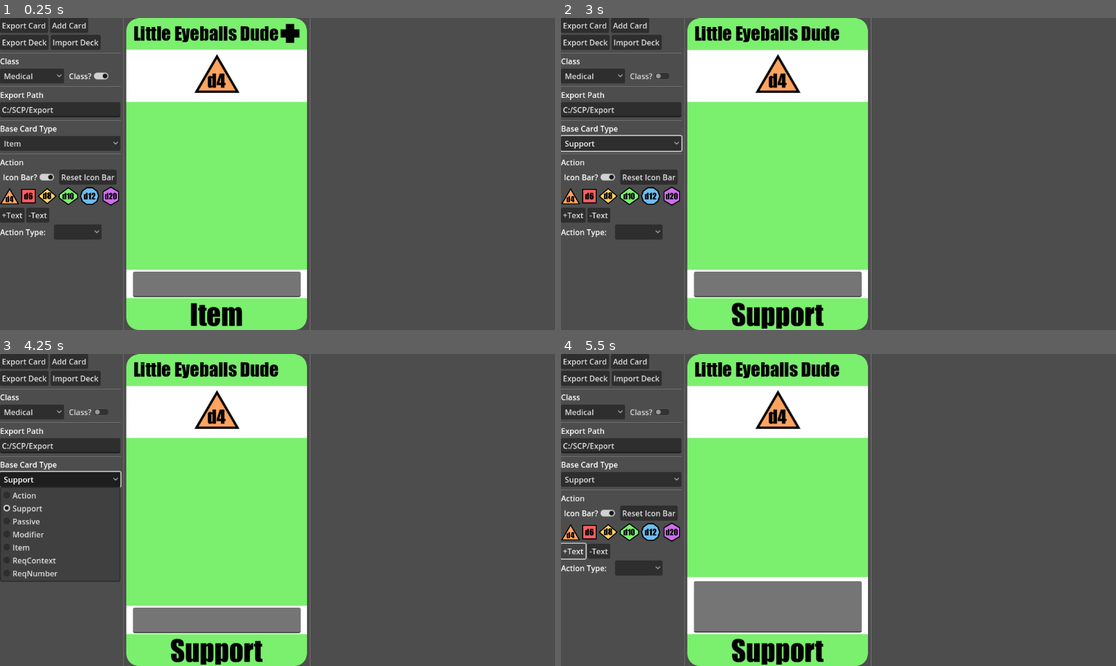
Above: before the commit, frames 1-4 (two rows, left to right).
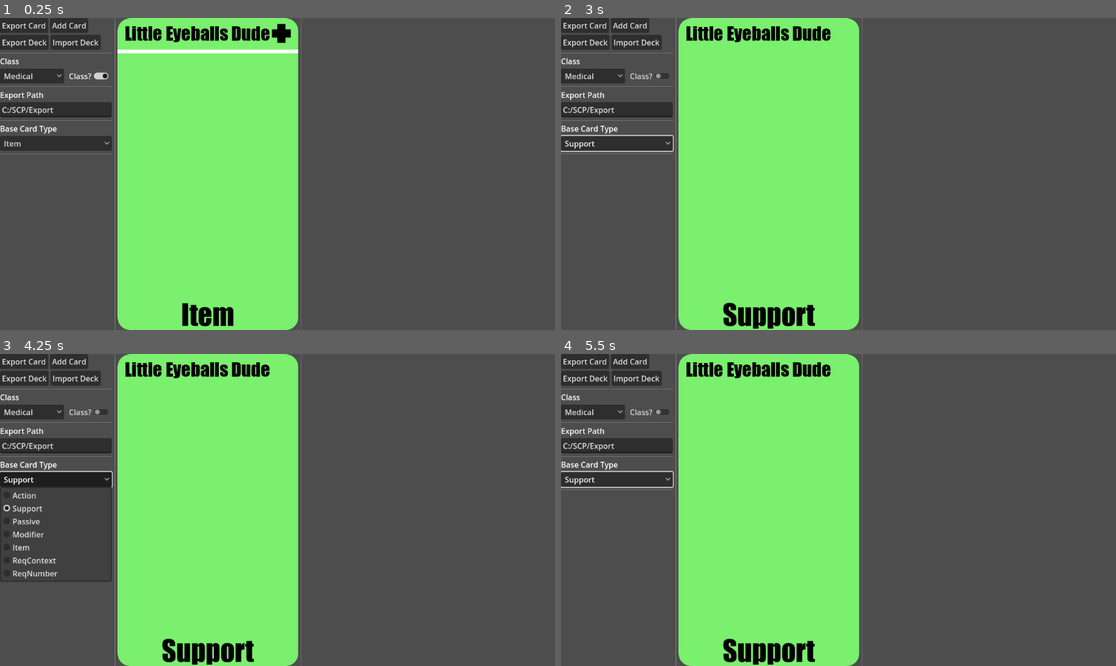
Above: after the commit, the same moments.

Repository: Pairjax/SCPCardEditor
Game: Godot game, scene res://Scenes/card_editor.tscn
Same seed, same stepped clock (60 frames per second), same inputs: the game is played once before the commit and once after it.
Inputs (mouse positions are in pixels of both pictures, inside the frame that each line leads up to):
- Up to frame 1 (0.25 s): no input
- Up to frame 2 (3 s): click "Medical" at 0.5 s; click "Class?" at 1.25 s; click "Item" at 2 s; click (588, 177) at 2.75 s, where only the run before the commit has a clickable "Icon Bar?"
- Up to frame 3 (4.25 s): click "Support" at 3.5 s
- Up to frame 4 (5.5 s): click (649, 513) at 4.25 s, where only the run before the commit has a clickable "Reset Icon Bar"; click (572, 550) at 5 s, where only the run before the commit has a clickable "+Text"

The runs differ from the first frame. In frame 1, 15% of the frame differs, in the area x 0-56%, y 0-100%; in frame 2, 15%; in frame 3, 13%; in frame 4, 18%.

Commit message:
Action System Implemented
- Forgot to push teehee

Diff:
--- /dev/null
+++ b/Scenes/ActionMenu.tscn
@@ -0,0 +1,72 @@
+[gd_scene load_steps=7 format=3 uid="uid://c5tnge8x31svx"]
+
+[ext_resource type="Script" path="res://Scripts/Editor/Base/ActionToggleIconBar.gd" id="1_ag1co"]
+[ext_resource type="Script" path="res://Scripts/Editor/ResetButton.gd" id="2_fcv3w"]
+[ext_resource type="Texture2D" uid="uid://cwmtnjyn6gfe8" path="res://CardAssets/Icons/DiceIcon_SCP_D20.png" id="3_qbg8a"]
+[ext_resource type="Script" path="res://Scripts/Editor/IconMenu.gd" id="4_k8y4j"]
+[ext_resource type="Script" path="res://Scripts/Editor/Base/ActionPlusMinusButton.gd" id="5_a4fc8"]
+[ext_resource type="Script" path="res://Scripts/Editor/Base/ActionTypeButton.gd" id="6_oexrq"]
+
+[node name="ActionOptions" type="VBoxContainer"]
+
+[node name="Label" type="Label" parent="."]
+layout_mode = 2
+text = "Action"
+
+[node name="Basic Settings" type="HBoxContainer" parent="."]
+layout_mode = 2
+
+[node name="IconBarToggle" type="CheckButton" parent="Basic Settings"]
+layout_mode = 2
+button_pressed = true
+text = "Icon Bar?"
+script = ExtResource("1_ag1co")
+
+[node name="Reset" type="Button" parent="Basic Settings"]
+layout_mode = 2
+text = "Reset Icon Bar"
+script = ExtResource("2_fcv3w")
+
+[node name="Dice Bar" type="HBoxContainer" parent="."]
+layout_mode = 2
+size_flags_horizontal = 0
+size_flags_vertical = 0
+
+[node name="MenuButton" type="MenuButton" parent="Dice Bar"]
+layout_mode = 2
+text = "Icon Bar Menu"
+icon = ExtResource("3_qbg8a")
+script = ExtResource("4_k8y4j")
+
+[node name="HBoxContainer2" type="HBoxContainer" parent="."]
+layout_mode = 2
+
+[node name="Plus Text" type="Button" parent="HBoxContainer2"]
+layout_mode = 2
+text = "+Text"
+script = ExtResource("5_a4fc8")
+add = true
+
+[node name="Minus Text" type="Button" parent="HBoxContainer2"]
+layout_mode = 2
+text = "-Text"
+script = ExtResource("5_a4fc8")
+
+[node name="HBoxContainer" type="HBoxContainer" parent="."]
+layout_mode = 2
+
+[node name="Label2" type="Label" parent="HBoxContainer"]
+layout_mode = 2
+text = "Action Type:   "
+
+[node name="OptionButton" type="OptionButton" parent="HBoxContainer"]
+layout_mode = 2
+item_count = 2
+popup/item_0/text = "Logistics"
+popup/item_0/id = 0
+popup/item_1/text = "Tactical"
+popup/item_1/id = 1
+script = ExtResource("6_oexrq")
+
+[connection signal="pressed" from="Basic Settings/IconBarToggle" to="Basic Settings/IconBarToggle" method="_on_pressed"]
+[connection signal="pressed" from="Basic Settings/Reset" to="Basic Settings/Reset" method="_on_pressed"]
--- a/Scenes/SceneAction.tscn
+++ b/Scenes/SceneAction.tscn
@@ -5,15 +5,22 @@
 
 [node name="Action" type="Control"]
 layout_mode = 3
-anchors_preset = 0
-offset_right = 40.0
-offset_bottom = 40.0
+anchors_preset = 15
+anchor_right = 1.0
+anchor_bottom = 1.0
+grow_horizontal = 2
+grow_vertical = 2
 
 [node name="Description" type="ColorRect" parent="."]
-layout_mode = 0
-offset_top = 523.0
-offset_right = 375.0
-offset_bottom = 582.0
+layout_mode = 1
+anchors_preset = -1
+anchor_top = 0.694
+anchor_right = 1.0
+anchor_bottom = 0.878
+offset_top = 14.288
+offset_bottom = 0.0559692
+grow_horizontal = 2
+grow_vertical = 2
 
 [node name="MarginContainer" type="MarginContainer" parent="Description"]
 layout_mode = 1
@@ -33,6 +40,7 @@
 layout_mode = 2
 theme = ExtResource("1_wta2b")
 theme_override_font_sizes/font_size = 33
+wrap_mode = 1
 script = ExtResource("2_cyev2")
 
 [connection signal="text_changed" from="Description/MarginContainer/TextEdit" to="Description/MarginContainer/TextEdit" method="_on_text_changed"]
--- a/Scenes/card.tscn
+++ b/Scenes/card.tscn
@@ -1,10 +1,9 @@
-[gd_scene load_steps=8 format=3 uid="uid://cel420cvw4bwe"]
+[gd_scene load_steps=7 format=3 uid="uid://cel420cvw4bwe"]
 
 [ext_resource type="Script" path="res://Scripts/Card.gd" id="1_80h5d"]
 [ext_resource type="Texture2D" uid="uid://vmbu21ctbuio" path="res://CardAssets/Covers/CardBase.png" id="2_jui6d"]
 [ext_resource type="Texture2D" uid="uid://caemkaimv6rss" path="res://CardAssets/Covers/ActionLiningTop.png" id="3_513xf"]
 [ext_resource type="Theme" uid="uid://bisfokg68scku" path="res://CardAssets/CardTheme.tres" id="4_gbrs1"]
-[ext_resource type="PackedScene" uid="uid://dmyqok6gqqyuf" path="res://Scenes/CardAction.tscn" id="4_ju3ft"]
 [ext_resource type="Script" path="res://Scripts/ScaleTextToFit.gd" id="5_xxg4l"]
 [ext_resource type="Texture2D" uid="uid://cvkssijs3n41d" path="res://CardAssets/Icons/Role_Medic.png" id="6_cd5k0"]
 
@@ -23,8 +22,6 @@
 offset = Vector2(0, -326)
 
 [node name="Base" type="Node2D" parent="."]
-
-[node name="Action" parent="Base" instance=ExtResource("4_ju3ft")]
 
 [node name="Card Name" type="Label" parent="."]
 visible = false
--- a/Scenes/card_editor.tscn
+++ b/Scenes/card_editor.tscn
@@ -9,17 +9,7 @@
 [ext_resource type="PackedScene" uid="uid://d3gx1j4e3jhju" path="res://Scenes/card_hologram.tscn" id="4_dp8v7"]
 [ext_resource type="Script" path="res://Scripts/Editor/RequireClassButton.gd" id="4_f4uyy"]
 [ext_resource type="Theme" uid="uid://bisfokg68scku" path="res://CardAssets/CardTheme.tres" id="6_rt666"]
-[ext_resource type="Script" path="res://Scripts/Editor/Base/ActionToggleIconBar.gd" id="7_5uhqf"]
 [ext_resource type="Script" path="res://Scripts/Editor/TitleEditor.gd" id="7_a71k6"]
-[ext_resource type="Script" path="res://Scripts/Editor/Base/ActionPlusMinusButton.gd" id="7_nb8u3"]
-[ext_resource type="Texture2D" uid="uid://bt4nwqf1v78u0" path="res://CardAssets/Icons/DiceIcon_SCP_D4.png" id="7_wxg7y"]
-[ext_resource type="Texture2D" uid="uid://nxtimjo7mukf" path="res://CardAssets/Icons/DiceIcon_SCP_D6.png" id="8_pae1e"]
-[ext_resource type="Texture2D" uid="uid://dchpuh875co1e" path="res://CardAssets/Icons/DiceIcon_SCP_D8.png" id="9_sejcd"]
-[ext_resource type="Texture2D" uid="uid://un4gtlo6c3r5" path="res://CardAssets/Icons/DiceIcon_SCP_D10.png" id="10_aedut"]
-[ext_resource type="Texture2D" uid="uid://xlytxs4klr71" path="res://CardAssets/Icons/DiceIcon_SCP_D12.png" id="11_oahul"]
-[ext_resource type="Texture2D" uid="uid://cwmtnjyn6gfe8" path="res://CardAssets/Icons/DiceIcon_SCP_D20.png" id="12_6aej5"]
-[ext_resource type="Script" path="res://Scripts/Editor/Base/ActionTypeButton.gd" id="14_g4phm"]
-[ext_resource type="PackedScene" uid="uid://bcjko5qqh78ny" path="res://Scenes/SceneAction.tscn" id="19_1cwgr"]
 
 [sub_resource type="ViewportTexture" id="ViewportTexture_d3yp1"]
 viewport_path = NodePath("SubViewport")
@@ -161,109 +151,20 @@
 layout_mode = 2
 ratio = 0.5735
 
-[node name="ActionOptions" type="VBoxContainer" parent="CanvasLayer/HBoxContainer/Edit Menu/Base Selector"]
-layout_mode = 2
-
-[node name="Label" type="Label" parent="CanvasLayer/HBoxContainer/Edit Menu/Base Selector/ActionOptions"]
-layout_mode = 2
-text = "Action"
-
-[node name="Basic Settings" type="HBoxContainer" parent="CanvasLayer/HBoxContainer/Edit Menu/Base Selector/ActionOptions"]
-layout_mode = 2
-
-[node name="IconBarToggle" type="CheckButton" parent="CanvasLayer/HBoxContainer/Edit Menu/Base Selector/ActionOptions/Basic Settings"]
-layout_mode = 2
-button_pressed = true
-text = "Icon Bar?"
-script = ExtResource("7_5uhqf")
-
-[node name="Plus Text" type="Button" parent="CanvasLayer/HBoxContainer/Edit Menu/Base Selector/ActionOptions/Basic Settings"]
-layout_mode = 2
-text = "Reset Icon Bar"
-
-[node name="Dice Bar" type="HBoxContainer" parent="CanvasLayer/HBoxContainer/Edit Menu/Base Selector/ActionOptions"]
-layout_mode = 2
-size_flags_horizontal = 0
-size_flags_vertical = 0
-
-[node name="D4" type="TextureRect" parent="CanvasLayer/HBoxContainer/Edit Menu/Base Selector/ActionOptions/Dice Bar"]
-custom_minimum_size = Vector2(40, 40)
-layout_mode = 2
-texture = ExtResource("7_wxg7y")
-expand_mode = 1
-stretch_mode = 5
-
-[node name="D6" type="TextureRect" parent="CanvasLayer/HBoxContainer/Edit Menu/Base Selector/ActionOptions/Dice Bar"]
-custom_minimum_size = Vector2(30, 40)
-layout_mode = 2
-texture = ExtResource("8_pae1e")
-expand_mode = 1
-stretch_mode = 5
-
-[node name="D8" type="TextureRect" parent="CanvasLayer/HBoxContainer/Edit Menu/Base Selector/ActionOptions/Dice Bar"]
-custom_minimum_size = Vector2(40, 40)
-layout_mode = 2
-texture = ExtResource("9_sejcd")
-expand_mode = 1
-stretch_mode = 5
-
-[node name="D10" type="TextureRect" parent="CanvasLayer/HBoxContainer/Edit Menu/Base Selector/ActionOptions/Dice Bar"]
-custom_minimum_size = Vector2(40, 40)
-layout_mode = 2
-texture = ExtResource("10_aedut")
-expand_mode = 1
-stretch_mode = 5
-
-[node name="D12" type="TextureRect" parent="CanvasLayer/HBoxContainer/Edit Menu/Base Selector/ActionOptions/Dice Bar"]
-custom_minimum_size = Vector2(40, 40)
-layout_mode = 2
-texture = ExtResource("11_oahul")
-expand_mode = 1
-stretch_mode = 5
-
-[node name="D20" type="TextureRect" parent="CanvasLayer/HBoxContainer/Edit Menu/Base Selector/ActionOptions/Dice Bar"]
-custom_minimum_size = Vector2(40, 40)
-layout_mode = 2
-texture = ExtResource("12_6aej5")
-expand_mode = 1
-stretch_mode = 5
-
-[node name="HBoxContainer2" type="HBoxContainer" parent="CanvasLayer/HBoxContainer/Edit Menu/Base Selector/ActionOptions"]
-layout_mode = 2
-
-[node name="Plus Text" type="Button" parent="CanvasLayer/HBoxContainer/Edit Menu/Base Selector/ActionOptions/HBoxContainer2"]
-layout_mode = 2
-text = "+Text"
-script = ExtResource("7_nb8u3")
-add = true
-
-[node name="Minus Text" type="Button" parent="CanvasLayer/HBoxContainer/Edit Menu/Base Selector/ActionOptions/HBoxContainer2"]
-layout_mode = 2
-text = "-Text"
-script = ExtResource("7_nb8u3")
-
-[node name="HBoxContainer" type="HBoxContainer" parent="CanvasLayer/HBoxContainer/Edit Menu/Base Selector/ActionOptions"]
-layout_mode = 2
-
-[node name="Label2" type="Label" parent="CanvasLayer/HBoxContainer/Edit Menu/Base Selector/ActionOptions/HBoxContainer"]
-layout_mode = 2
-text = "Action Type:   "
-
-[node name="OptionButton" type="OptionButton" parent="CanvasLayer/HBoxContainer/Edit Menu/Base Selector/ActionOptions/HBoxContainer"]
-layout_mode = 2
-item_count = 2
-popup/item_0/text = "Logistics"
-popup/item_0/id = 0
-popup/item_1/text = "Tactical"
-popup/item_1/id = 1
-script = ExtResource("14_g4phm")
-
 [node name="Spacer 3" type="VSeparator" parent="CanvasLayer/HBoxContainer"]
 layout_mode = 2
 
 [node name="Card Hologram" parent="CanvasLayer/HBoxContainer" instance=ExtResource("4_dp8v7")]
 layout_mode = 2
 texture = SubResource("ViewportTexture_d3yp1")
+
+[node name="BaseHolos" type="Control" parent="CanvasLayer/HBoxContainer/Card Hologram"]
+layout_mode = 1
+anchors_preset = 15
+anchor_right = 1.0
+anchor_bottom = 1.0
+grow_horizontal = 2
+grow_vertical = 2
 
 [node name="Card Name" type="LineEdit" parent="CanvasLayer/HBoxContainer/Card Hologram"]
 layout_mode = 1
@@ -284,24 +185,6 @@
 script = ExtResource("7_a71k6")
 metadata/_edit_use_anchors_ = true
 
-[node name="BaseHolos" type="Control" parent="CanvasLayer/HBoxContainer/Card Hologram"]
-layout_mode = 1
-anchors_preset = 15
-anchor_right = 1.0
-anchor_bottom = 1.0
-grow_horizontal = 2
-grow_vertical = 2
-
-[node name="Action" parent="CanvasLayer/HBoxContainer/Card Hologram/BaseHolos" instance=ExtResource("19_1cwgr")]
-layout_mode = 1
-anchors_preset = 15
-anchor_right = 1.0
-anchor_bottom = 1.0
-offset_right = 0.0
-offset_bottom = 0.0
-grow_horizontal = 2
-grow_vertical = 2
-
 [node name="Spacer 2" type="VSeparator" parent="CanvasLayer/HBoxContainer"]
 layout_mode = 2
 
@@ -316,5 +199,3 @@
 size_flags_vertical = 3
 columns = 6
 script = ExtResource("2_qibla")
-
-[connection signal="pressed" from="CanvasLayer/HBoxContainer/Edit Menu/Base Selector/ActionOptions/Basic Settings/IconBarToggle" to="CanvasLayer/HBoxContainer/Edit Menu/Base Selector/ActionOptions/Basic Settings/IconBarToggle" method="_on_pressed"]
--- a/Scripts/Card.gd
+++ b/Scripts/Card.gd
@@ -6,6 +6,7 @@
 @onready var class_icon = $"Class Icon"
 @onready var card_name: Label = $"Card Name"
 @onready var cover: Sprite2D = $Background/Cover
+@onready var base_slot = $Base
 
 const ICON_D_CLASS = preload("res://CardAssets/Icons/Role_DClass.png")
 const ICON_SECURITY = preload("res://CardAssets/Icons/Role_Security.png")
@@ -29,6 +30,7 @@
 const COLOR_O5 = Color("ce6eef")
 
 const BASIC_CARD: CardDataComponent = preload("res://Scripts/Resources/BasicCard.tres")
+const CARD_ACTION = preload("res://Scenes/CardAction.tscn")
 
 const CardBase = CardDataComponent.CardBase
 const CardClass = CardDataComponent.CardClass
@@ -40,10 +42,17 @@
 
 	card_type.text = ""
 
+	for child in base_slot.get_children():
+		child.queue_free()
+
 	match new_base:
 		CardBase.Action:
 			cover.offset = Vector2(0, -326)
 			cover.texture = ACTION_LINING_TOP
+
+			var action_base = CARD_ACTION.instantiate()
+			base_slot.add_child(action_base)
+			action_base.reset()
 		CardBase.Support:
 			cover.offset = Vector2.ZERO
 			cover.texture = null
@@ -75,7 +84,6 @@
 
 			card_type.set("theme_override_font_sizes/font_size", 75)
 			card_type.text = "Requirement"
-
 
 func on_class_change(new_class: CardClass):
 	cardData.card_class = new_class
--- /dev/null
+++ b/Scripts/CardUtils.gd
@@ -0,0 +1,89 @@
+extends Node
+class_name CardUtils
+
+enum IconType {
+	D4,
+	D6,
+	D8,
+	D10,
+	D12,
+	D20,
+	DAny,
+
+	Slash,
+	Plus,
+	Minus,
+	Mult,
+
+	EffHalf,
+	EffThird,
+
+	Invert,
+	Nudge,
+	RollResult,
+	AdjustAdd,
+	AdjustSub,
+	Advantage,
+	Disadvantage,
+	Allocate,
+}
+
+const icons = [
+	preload("res://CardAssets/Icons/DiceIcon_SCP_D4.png"),
+	preload("res://CardAssets/Icons/DiceIcon_SCP_D6.png"),
+	preload("res://CardAssets/Icons/DiceIcon_SCP_D8.png"),
+	preload("res://CardAssets/Icons/DiceIcon_SCP_D10.png"),
+	preload("res://CardAssets/Icons/DiceIcon_SCP_D12.png"),
+	preload("res://CardAssets/Icons/DiceIcon_SCP_D20.png"),
+	preload("res://CardAssets/Icons/DAny.png"),
+
+	preload("res://CardAssets/Icons/Slash.png"),
+	preload("res://CardAssets/Icons/Plus.png"),
+	preload("res://CardAssets/Icons/Minus.png"),
+	preload("res://CardAssets/Icons/Times.png"),
+
+	preload("res://CardAssets/Icons/Icon_HalfEfficiency.png"),
+	preload("res://CardAssets/Icons/Icon_ThirdEfficiency.png"),
+
+	preload("res://CardAssets/Icons/Invert.png"),
+	preload("res://CardAssets/Icons/Nudge.png"),
+	preload("res://CardAssets/Icons/RollResult.png"),
+	preload("res://CardAssets/Icons/Icon_AdjustAdd.png"),
+	preload("res://CardAssets/Icons/Icon_AdjustSubtract.png"),
+	preload("res://CardAssets/Icons/Action_Advantage.png"),
+	preload("res://CardAssets/Icons/Action_DisAdvantage.png"),
+	preload("res://CardAssets/Icons/Allocate.png"),
+]
+
+const icon_scale = [
+	120,
+	100,
+	120,
+	110,
+	110,
+	100,
+	100,
+
+	80,
+	90,
+	100,
+	100,
+
+	100,
+	100,
+
+	100,
+	100,
+	100,
+	100,
+	100,
+	100,
+	100,
+	150,
+]
+
+static func get_icon(icon: IconType):
+	return icons[icon]
+
+static func get_icon_scale(icon: IconType):
+	return icon_scale[icon]
--- a/Scripts/Editor/Base/ActionDescriptionUpdater.gd
+++ b/Scripts/Editor/Base/ActionDescriptionUpdater.gd
@@ -2,16 +2,5 @@
 
 @onready var action: BaseAction = $"../../../../../SubViewport/Card/Base/Action"
 
-func _ready():
-	pass
-
-# Called every frame. 'delta' is the elapsed time since the previous frame.
-func _process(delta):
-	pass
-
-func _on_text_edited():
-	pass
-
-
 func _on_text_changed():
 	action.on_description_change(text)
--- a/Scripts/Editor/Base/ActionPlusMinusButton.gd
+++ b/Scripts/Editor/Base/ActionPlusMinusButton.gd
@@ -10,6 +10,8 @@
 const MAX_DESCRIPTION_SIZE = 6
 
 func _ready():
+	description_size = 1
+
 	if (add):
 		self.pressed.connect(action.grow_description_box)
 		self.pressed.connect(_on_grow)
--- a/Scripts/Editor/BaseAction.gd
+++ b/Scripts/Editor/BaseAction.gd
@@ -7,6 +7,7 @@
 
 @onready var description = $Description
 @onready var icon_bar = $IconBar
+@onready var icon_bar_text: RichTextLabel = $IconBar/MarginContainer/RichTextLabel
 
 @export var description_size: int = 1
 
@@ -19,12 +20,17 @@
 
 var data: ActionDataComponent = ActionDataComponent.new()
 
+func reset():
+	description_size = 1
+
 func grow_description_box():
 	description_size += 1;
 
 	if description_size > MAX_DESCRIPTION_SIZE:
 		description_size -= 1
 		return
+
+	data.description_size = description_size
 
 	description.size.y += 60
 	description.position.y -= 60
@@ -36,6 +42,8 @@
 		description_size += 1
 		return
 
+	data.description_size = description_size
+
 	description.size.y -= 60
 	description.position.y += 60
 
@@ -45,10 +53,10 @@
 	match type:
 		ActionType.Logistics:
 			card_type.set("theme_override_font_sizes/font_size", 60)
-			card_type.text = ACTION_TACTICAL_DESCRIPTION
+			card_type.text = ACTION_LOGISTICS_DESCRIPTION
 		ActionType.Tactical:
 			card_type.set("theme_override_font_sizes/font_size", 60)
-			card_type.text = ACTION_LOGISTICS_DESCRIPTION
+			card_type.text = ACTION_TACTICAL_DESCRIPTION
 
 func on_description_change(new_description):
 	data.description = new_description
@@ -57,3 +65,18 @@
 	data.hasIconBar = toggle
 
 	icon_bar.visible = data.hasIconBar
+
+func append_icon_bar(icon_type: CardUtils.IconType):
+	var image = CardUtils.get_icon(icon_type)
+	var image_scale = CardUtils.get_icon_scale(icon_type)
+
+	icon_bar_text.append_text(" ")
+	icon_bar_text.add_image(image, image_scale)
+
+	data.iconBarText = icon_bar_text.text
+
+func reset_icon_bar():
+	icon_bar_text.clear()
+	icon_bar_text.append_text("[center]")
+
+	data.iconBarText = icon_bar_text.text
--- a/Scripts/Editor/BaseButton.gd
+++ b/Scripts/Editor/BaseButton.gd
@@ -1,9 +1,12 @@
 extends OptionButton
 
+@onready var base_selector = $"../../Base Selector"
+@onready var base_holos = $"../../../Card Hologram/BaseHolos"
 
 @onready var card: Card = $"../../../Card Hologram/SubViewport/Card"
 
-@export var base_type: CardDataComponent.CardBase
+const SCENE_ACTION = preload("res://Scenes/SceneAction.tscn")
+const ACTION_MENU = preload("res://Scenes/ActionMenu.tscn")
 
 func _ready():
 	self.item_selected.connect(self._item_selected)
@@ -12,3 +15,19 @@
 	if (new_index == -1): return
 
 	card.on_base_change(CardDataComponent.CardBase.values()[new_index])
+
+	for menu in base_selector.get_children():
+		menu.queue_free()
+
+	for holo in base_holos.get_children():
+		holo.queue_free()
+
+	match new_index:
+		CardDataComponent.CardBase.Action:
+			var action_holo = SCENE_ACTION.instantiate()
+			base_holos.add_child(action_holo)
+
+			var action_menu = ACTION_MENU.instantiate()
+			base_selector.add_child(action_menu)
+		_:
+			pass
--- /dev/null
+++ b/Scripts/Editor/IconMenu.gd
@@ -0,0 +1,15 @@
+extends MenuButton
+
+@onready var action: BaseAction = $"../../../../../Card Hologram/SubViewport/Card/Base/Action"
+
+func _ready():
+	get_popup().id_pressed.connect(on_select_icon)
+
+	for card_icon in CardUtils.IconType.values():
+		var icon_name = CardUtils.IconType.keys()[card_icon]
+		get_popup().add_item(icon_name)
+
+func on_select_icon(id):
+	if id < 0: return
+
+	action.append_icon_bar(id)
--- /dev/null
+++ b/Scripts/Editor/ResetButton.gd
@@ -0,0 +1,7 @@
+extends Button
+
+@onready var icon_bar: BaseAction = get_node("../../../../../Card Hologram/"
+										+ "SubViewport/Card/Base/Action")
+
+func _on_pressed():
+	icon_bar.reset_icon_bar()
--- a/Scripts/Resources/ActionDataComponent.gd
+++ b/Scripts/Resources/ActionDataComponent.gd
@@ -4,6 +4,7 @@
 var type: ActionType
 
 var description: String
+var description_size: int
 
 var hasIconBar := false
 
Binary file added: CardAssets/Icons/DAny.png
Not shown, added: CardAssets/Icons/DAny.png.import
Binary file added: CardAssets/Icons/Minus.png
Not shown, added: CardAssets/Icons/Minus.png.import
Binary file added: CardAssets/Icons/Plus.png
Not shown, added: CardAssets/Icons/Plus.png.import
Binary file added: CardAssets/Icons/Slash.png
Not shown, added: CardAssets/Icons/Slash.png.import
Binary file added: CardAssets/Icons/Times.png
Not shown, added: CardAssets/Icons/Times.png.import
Not shown: 1 places in Scenes/card_editor.tscn that only renumber resources
